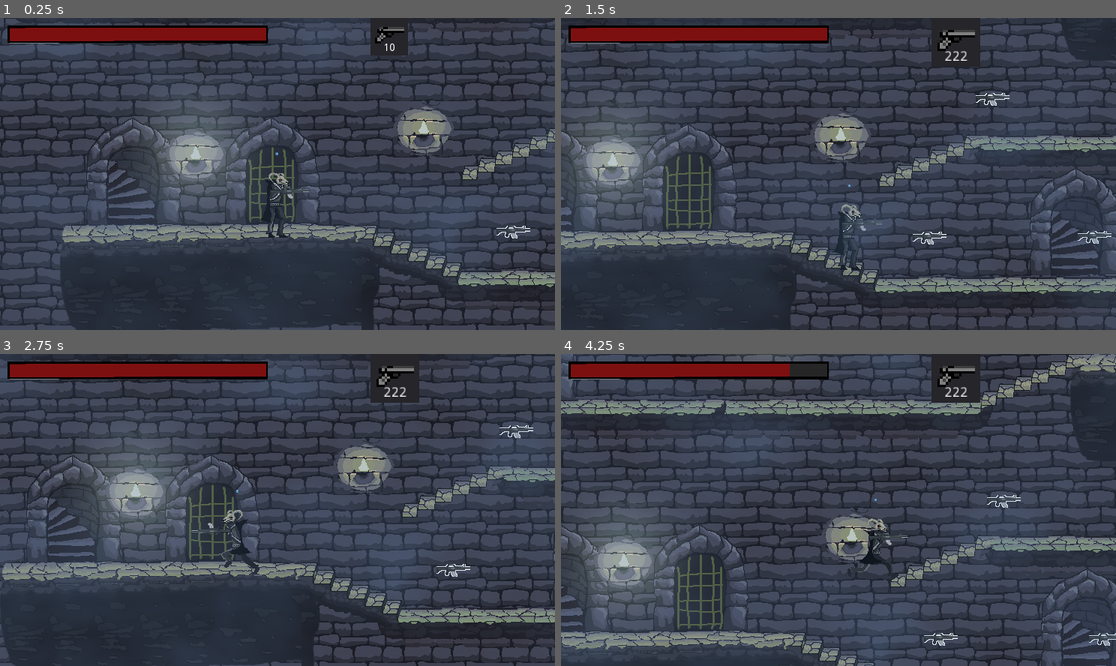
Above: before the commit, frames 1-4 (two rows, left to right).
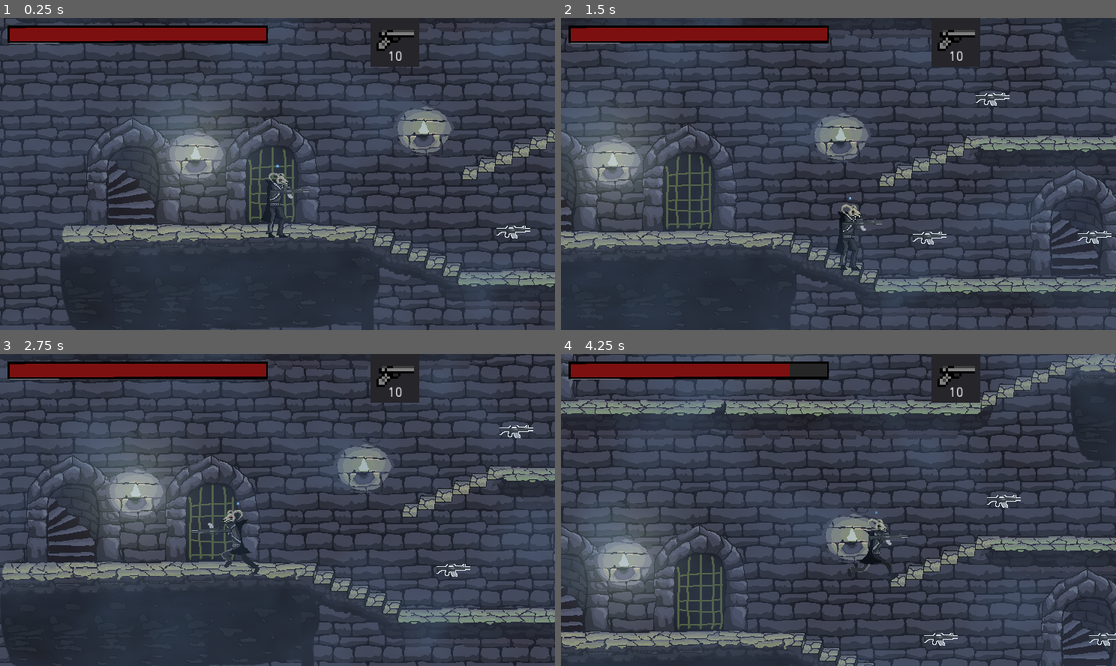
Above: after the commit, the same moments.

Repository: IgorBayerl/godot-game-liliths-crusade
Game: Godot game, scene res://src/Scenes/Main.tscn
Two runs of this game, one before a commit and one after it. Both use one fixed random seed, a clock stepped at 60 frames per second and the inputs below. The engine's default icon, where the game draws it, is replaced by a stand-in: a white triangle on a blue panel in a dark square.
Inputs (mouse positions are in pixels of both pictures, inside the frame that each line leads up to):
- Up to frame 1 (0.25 s): no input
- Up to frame 2 (1.5 s): move the mouse to (960, 158) at 0.52 s; hold D (move_RIGHT) 0.53-1.25 s; tap 1 (Gun_1) at 0.6 s; click (960, 158) at 0.67 s; tap J (jump) at 0.77 s; drag from (727, 189) to (871, 239) at 1.27 s
- Up to frame 3 (2.75 s): move the mouse to (333, 441) at 2.02 s; hold A (move_LEFT) from 2.03 s (still down); tap 3 (Gun_3) at 2.1 s
- Up to frame 4 (4.25 s): release A (move_LEFT) at 2.75 s; drag from (810, 572) to (1077, 432) at 2.77 s; move the mouse to (1005, 556) at 3.52 s; hold D (move_RIGHT) from 3.53 s (still down); tap H (interact) at 3.6 s; tap J (jump) at 3.77 s

The runs differ from the first frame. In frame 1, 1.9% of the frame differs, in the area x 8-93%, y 0-97%; in frame 2, 0.9%; in frame 3, 1.2%; in frame 4, 1.1%.

Commit message:
guns bar

Diff:
--- a/src/Actors/Player.tscn
+++ b/src/Actors/Player.tscn
@@ -102,7 +102,7 @@
 one_shot = true
 
 [node name="Dash" type="Sprite" parent="."]
-position = Vector2( 3.46144, -92.2468 )
+position = Vector2( 5.11871, -60.2061 )
 scale = Vector2( 0.137369, 0.137369 )
 texture = ExtResource( 2 )
 
--- a/src/Scenes/Main.tscn
+++ b/src/Scenes/Main.tscn
@@ -26,7 +26,7 @@
 extents = Vector2( 10.3599, 1.63678 )
 
 [sub_resource type="RectangleShape2D" id=6]
-extents = Vector2( 27.6583, 105.159 )
+extents = Vector2( 29.6115, 90.1687 )
 
 [node name="Main" type="Node2D"]
 
@@ -140,18 +140,18 @@
 type = 2
 
 [node name="FOG" parent="." instance=ExtResource( 6 )]
-position = Vector2( 1511.34, 452.178 )
-scale = Vector2( 54.88, 39.12 )
+position = Vector2( 1446.53, 570.534 )
+scale = Vector2( 44.7077, 34.4197 )
 
 [node name="AudioStreamPlayer" type="AudioStreamPlayer" parent="."]
 stream = ExtResource( 9 )
 volume_db = -28.272
 [connection signal="area_entered" from="MainController/Player/GetItem" to="MainController" method="_on_GetItem_area_entered"]
+[connection signal="body_entered" from="MainController/Arma" to="MainController/CanvasLayer/Control/Guns_bar" method="_on_Arma_body_entered"]
 [connection signal="body_entered" from="MainController/Arma" to="MainController" method="_on_Arma_body_entered"]
-[connection signal="body_entered" from="MainController/Arma" to="MainController/CanvasLayer/Control/Guns_bar" method="_on_Arma_body_entered"]
+[connection signal="body_entered" from="MainController/Arma2" to="MainController/CanvasLayer/Control/Guns_bar" method="_on_Arma_body_entered"]
 [connection signal="body_entered" from="MainController/Arma2" to="MainController" method="_on_Arma_body_entered"]
-[connection signal="body_entered" from="MainController/Arma2" to="MainController/CanvasLayer/Control/Guns_bar" method="_on_Arma_body_entered"]
+[connection signal="body_entered" from="MainController/Arma4" to="MainController/CanvasLayer/Control/Guns_bar" method="_on_Arma_body_entered"]
 [connection signal="body_entered" from="MainController/Arma4" to="MainController" method="_on_Arma_body_entered"]
-[connection signal="body_entered" from="MainController/Arma4" to="MainController/CanvasLayer/Control/Guns_bar" method="_on_Arma_body_entered"]
+[connection signal="body_entered" from="MainController/Arma3" to="MainController/CanvasLayer/Control/Guns_bar" method="_on_Arma_body_entered"]
 [connection signal="body_entered" from="MainController/Arma3" to="MainController" method="_on_Arma_body_entered"]
-[connection signal="body_entered" from="MainController/Arma3" to="MainController/CanvasLayer/Control/Guns_bar" method="_on_Arma_body_entered"]
--- a/src/Scripts/Guns_Bar.gd
+++ b/src/Scripts/Guns_Bar.gd
@@ -3,7 +3,7 @@
 const ListItem = preload("res://src/Interface/gunSlot.tscn")
 
 var listIndex = 0
-
+var selected_gun = 0
 
 
 func addItem( value ):
@@ -14,28 +14,23 @@
 	$list.add_child(item)
 
 func addAmmo( value ):
+
 	print(value)
 
-# rect_size 78 --> 50
+
 
 func selectGun( value ):
-	print('Selected  ', value)
+
+	var item_list_count = $list.get_child_count()
+	print(' Selected  ', value)
+	selected_gun = value-1
+	for i in range(0, item_list_count):
+		$list.get_child(i).rect_scale = Vector2(1.0,1.0)
 	$list.get_child(value-1).rect_scale = Vector2(1.3,1.3)
-#	$list.get_child(value-1).get_node("GunSprite").rect_scale = Vector2(2,2)
-	$list.get_child(value-1).get_node("Bullets").text = str(222)
+
 
 func _ready() -> void:
-#	pass
 	addItem(10)
-#	for i in range(5):
-#		addItem(i)
 
 func _process(delta: float) -> void:
-	pass
-
-
-#
-#func _on_Arma_body_entered(body: Node) -> void:
-#	if body.get_name() == "Player":
-#		addItem(15)
-#
+	$list.get_child(selected_gun).rect_scale = Vector2(1.3,1.3)
